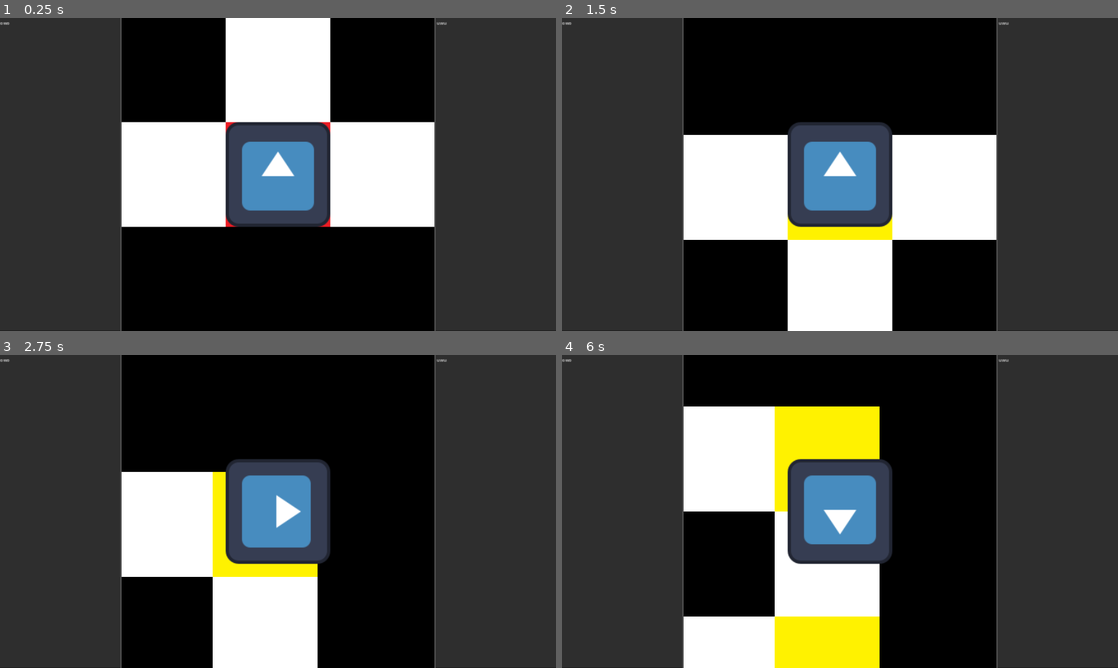
Above: before the commit, frames 1-4 (two rows, left to right).
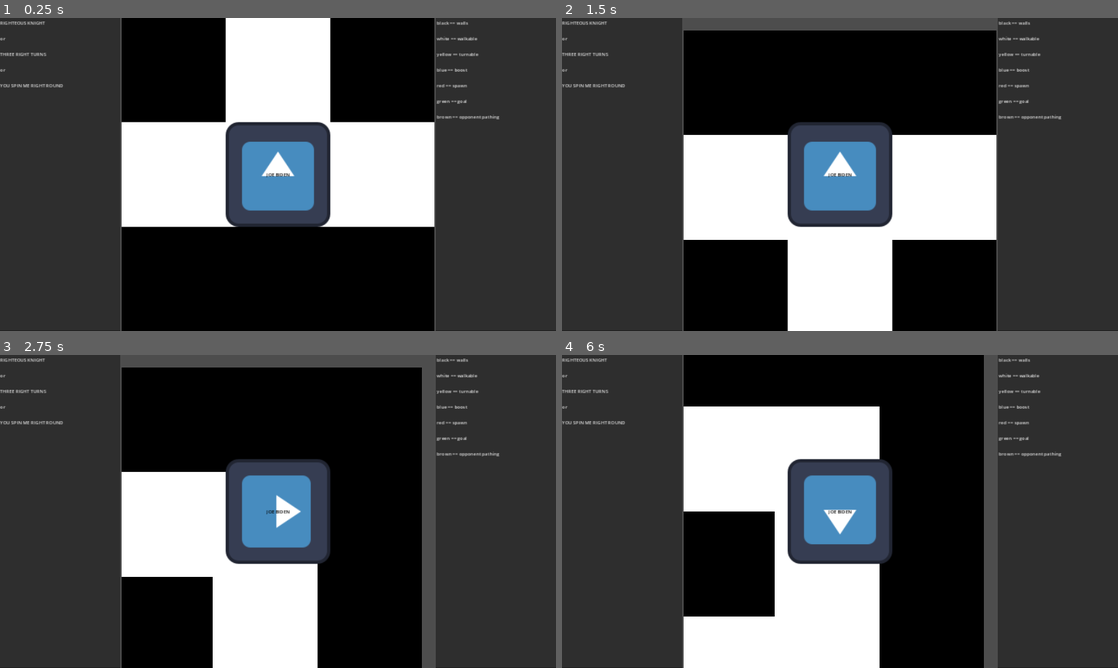
Above: after the commit, the same moments.

Repository: dantayy/ThreeRightTurns
Game: Godot game, scene res://split_screen.tscn
The game is run twice, just before and just after one commit, with the same random seed, the same clock (stepped at 60 frames per second) and the same inputs. The project has no main scene, so this scene is started directly. The engine's default icon, where the game draws it, is replaced by a stand-in: a white triangle on a blue panel in a dark square.
Inputs:
- Up to frame 1 (0.25 s): no input
- Up to frame 2 (1.5 s): tap Enter at 0.5 s; hold Right (ui_right) 0.53-1.28 s
- Up to frame 3 (2.75 s): tap Space at 2 s; hold Right (ui_right) from 2.03 s (still down)
- Up to frame 4 (6 s): tap Enter at 3.5, 5 s; release Right (ui_right) at 3.53 s; tap Space at 4.25, 5.75 s; hold Right (ui_right) from 5.78 s (still down)

The runs differ from the first frame. In frame 1, 0.8% of the frame differs, in the area x 0-90%, y 1-67%; in frame 2, 3.8%; in frame 3, 6.6%; in frame 4, 9.6%, in the area x 0-90%, y 0-100%.

Commit message:
Added an A* pathfinding opponent that will be attached to every tilemap level being created, as well as bones for game management logic and a basic HUD.

Diff:
--- /dev/null
+++ b/game_mgr.gd
@@ -0,0 +1,43 @@
+extends Node2D
+
+@export var level_names:Array[String]
+var current_level
+var player_character
+#var hud:CanvasLayer
+#var overlay_text:RichTextLabel
+
+
+# preempt game with start text
+# when button pressed, load first level
+# verify a good level has been loaded
+# if level is good, move righty to position of spawn tile
+# change text to "ready?" and await another button press
+# at the same time, enable righty to accept inputs
+# button press will hide text and start the race between righty and pathfinder
+# start a timer when righty starts running
+# end that timer when righty reaches their goal
+# if righty reaches goal, disable them and reenable label w/ victory text
+# include time in victory text
+# next press will swap levels and reset righty to new spawn
+# repeat steps from level verification onwards
+# elif pathfinder reaches goal before righty, disable them and reenable label w/ loss text
+# next press will reset righty to spawn position of current level and wipe pathfinder
+
+# Called when the node enters the scene tree for the first time.
+func _ready():
+	player_character = get_node("Righty")
+	#hud = get_node("Righty/HUD")
+	#overlay_text = get_node("Righty/HUD/StatusText")
+	if(level_names.is_empty()):
+		print("No levels passed to the array! Make some levels to play and try again!")
+		get_tree().quit()
+
+	#hud.set_custom_viewport(player_character)
+	#overlay_text.visible = true
+	#overlay_text.text = "[center]Example[/center]"
+	#overlay_text.set_anchors_preset(Control.PRESET_FULL_RECT)
+
+# Called every frame. 'delta' is the elapsed time since the previous frame.
+func _process(delta):
+	#overlay_text.set_anchors_preset(Control.PRESET_FULL_RECT)
+	pass
--- /dev/null
+++ b/level_mgr.gd
@@ -0,0 +1,84 @@
+extends TileMap
+
+# time it takes for A* to take a step
+@export var step_time = 1.0
+# position and dimensions of the grid the A* pathfinder will use
+# should match what the developer paints
+@export var level_rect = Rect2i(0,0,5,5)
+
+# constant atlas markers for wall, spawn, goal, and pathfinder tiles
+const wall_atlas = Vector2i(1,0)
+const spawn_atlas = Vector2i(2,0)
+const goal_atlas = Vector2i(2,1)
+const pathfinder_atlas = Vector2i(2,2)
+
+# constant layer markers
+const main_layer = 0
+const path_layer = -1
+
+#constant tileset source marker
+const main_source = 1
+
+# signal to emit when the A* pathing completes
+signal pathing_complete()
+
+# the A* pathing tool
+var pathfinder = AStarGrid2D.new()
+
+# start/end points for player/pathfinder
+var start_point = Vector2i()
+var end_point = Vector2i()
+# path between start and end points
+var path: = Array()
+
+# Called when the node enters the scene tree for the first time.
+func _ready():
+	# set pathfinder's working area
+	pathfinder.region = level_rect
+	# set pathfinder's tile size equal to the tile set's tile size
+	pathfinder.cell_size = tile_set.tile_size
+	# force pathfinder to not take diagonals
+	pathfinder.default_compute_heuristic = AStarGrid2D.HEURISTIC_MANHATTAN
+	pathfinder.diagonal_mode = AStarGrid2D.DIAGONAL_MODE_NEVER
+	# update the pathfinder with all of the settings we just set up
+	pathfinder.update()
+	# iterate through all cells in this map
+	for cell in get_used_cells(main_layer):
+		# pathfinder starting point
+		if(get_cell_atlas_coords(main_layer, cell) == spawn_atlas):
+			start_point = cell
+		# pathfinder ending point
+		elif(get_cell_atlas_coords(main_layer, cell) == goal_atlas):
+			end_point = cell
+		# set walls for pathfinder to route around
+		else:
+			pathfinder.set_point_solid(cell, get_cell_atlas_coords(main_layer, cell) == wall_atlas)
+
+	# check to make sure spawn and goal are unique, if not then complain and bail early
+	if start_point == end_point:
+		print("Spawn/goal are equal or nonexistant, no path to find!")
+		return
+	# find the path from spawn to goal with the grid we've set up
+	path = pathfinder.get_id_path(start_point, end_point)
+	# if no path was found, complain and bail
+	if path.is_empty():
+		print("No path between spawn and goal could be made!")
+		return
+
+func walk_path():
+	# draw the path over the map with the set ammount of time between steps
+	for cell in path:
+		await get_tree().create_timer(step_time).timeout
+		set_cell(path_layer, cell, main_source, pathfinder_atlas)
+
+	# send the pathing complete signal to alert a game manager to initiate the loss state
+	print("Path walked by the pathfinder!")
+	pathing_complete.emit()
+
+# Called every frame. 'delta' is the elapsed time since the previous frame.
+func _process(delta):
+	pass
+
+
+func _on_righty_start_race():
+	walk_path()
--- /dev/null
+++ b/main.tscn
@@ -0,0 +1,35 @@
+[gd_scene load_steps=4 format=3 uid="uid://bca0bs5awyuxj"]
+
+[ext_resource type="Script" path="res://game_mgr.gd" id="1_dkhg0"]
+[ext_resource type="PackedScene" uid="uid://dxvpj5udt2k57" path="res://tiles.tscn" id="2_hi3tv"]
+[ext_resource type="PackedScene" uid="uid://7g4rq28jatn2" path="res://righty.tscn" id="2_p1m7t"]
+
+[node name="Main" type="Node2D"]
+script = ExtResource("1_dkhg0")
+level_names = Array[String](["Level1", "Level2", "Level3"])
+
+[node name="TileMap" parent="." instance=ExtResource("2_hi3tv")]
+layer_0/tile_data = PackedInt32Array(65535, 1, 0, 0, 1, 0, 1, 1, 0, 2, 1, 0, 3, 65537, 0, -1, 65537, 0, -65535, 65537, 0, -65533, 65537, 0, -131069, 65537, 0, -196605, 65537, 0, -196606, 65537, 0, -196607, 65537, 0, -196608, 65537, 0, -131073, 65537, 0, -131074, 65537, 0, -131075, 65537, 0, -65539, 65537, 0, -3, 65537, 0, 65533, 65537, 0, 131069, 65537, 0, 131070, 65537, 0, 131071, 65537, 0, 65536, 65537, 0, 65537, 65537, 0, 65538, 65537, 0, 65539, 65537, 0, -65534, 1, 0, -131070, 1, 0, -131071, 1, 0, -131072, 1, 0, -65537, 1, 0, -65538, 1, 0, -2, 1, 0, 65534, 1, 0, -65536, 1, 0)
+
+[node name="HUD" type="CanvasLayer" parent="."]
+
+[node name="StatusText" type="RichTextLabel" parent="HUD"]
+anchors_preset = 8
+anchor_left = 0.5
+anchor_top = 0.5
+anchor_right = 0.5
+anchor_bottom = 0.5
+offset_left = -0.5
+offset_right = 0.5
+grow_horizontal = 2
+grow_vertical = 2
+size_flags_horizontal = 3
+size_flags_vertical = 3
+theme_override_colors/default_color = Color(0, 0, 0, 1)
+bbcode_enabled = true
+text = "JOE BIDEN"
+fit_content = true
+autowrap_mode = 0
+
+[node name="Righty" parent="." instance=ExtResource("2_p1m7t")]
+position = Vector2(32, 32)
--- a/righty.gd
+++ b/righty.gd
@@ -6,6 +6,10 @@
 var turnKeyed = false # set to true when button pressed
 var turnCapable = false
 var run = false # set to true when button pressed at start of game, do not unset afterwards
+
+# signals to start/end races against pathfinder
+signal start_race()
+signal end_race()
 
 # perform frame update actions in here
 func _physics_process(_delta):
@@ -30,6 +34,7 @@
 	if event.is_action_pressed("ui_right"):
 		if not run:
 			run = true
+			start_race.emit()
 		elif not turnKeyed:
 			turnKeyed = true
 
@@ -50,5 +55,9 @@
 
 
 func _on_goal_collision_detector_body_entered(body):
-	# handle level transitions here
-	get_tree().quit()
+	print("Player reached goal!")
+	run = false
+	turnKeyed = false
+	turnCapable = false
+	end_race.emit()
+	#get_tree().quit()
--- a/split_screen.tscn
+++ b/split_screen.tscn
@@ -1,6 +1,6 @@
 [gd_scene load_steps=2 format=3 uid="uid://co46bwra5ecjl"]
 
-[ext_resource type="PackedScene" uid="uid://bca0bs5awyuxj" path="res://test.tscn" id="1_xshhq"]
+[ext_resource type="PackedScene" uid="uid://bca0bs5awyuxj" path="res://main.tscn" id="1_xshhq"]
 
 [node name="SplitScreen" type="HBoxContainer"]
 anchors_preset = 15
@@ -12,7 +12,15 @@
 [node name="LeftText" type="TextEdit" parent="."]
 custom_minimum_size = Vector2(420, 1080)
 layout_mode = 2
-text = "owo"
+text = "RIGHTEOUS KNIGHT
+
+or
+
+THREE RIGHT TURNS
+
+or
+
+YOU SPIN ME RIGHT ROUND"
 
 [node name="SubViewportContainer" type="SubViewportContainer" parent="."]
 custom_minimum_size = Vector2(1080, 1080)
@@ -23,9 +31,21 @@
 size = Vector2i(1080, 1080)
 render_target_update_mode = 4
 
-[node name="Test" parent="SubViewportContainer/SubViewport" instance=ExtResource("1_xshhq")]
+[node name="Main" parent="SubViewportContainer/SubViewport" instance=ExtResource("1_xshhq")]
 
 [node name="RightText" type="TextEdit" parent="."]
 custom_minimum_size = Vector2(420, 1080)
 layout_mode = 2
-text = "uwu"
+text = "black == walls
+
+white == walkable
+
+yellow == turnable
+
+blue == boost
+
+red == spawn
+
+green == goal
+
+brown == opponent pathing"
--- a/tiles.tscn
+++ b/tiles.tscn
@@ -1,6 +1,7 @@
-[gd_scene load_steps=5 format=3 uid="uid://dxvpj5udt2k57"]
+[gd_scene load_steps=6 format=3 uid="uid://dxvpj5udt2k57"]
 
 [ext_resource type="Texture2D" uid="uid://bguwsx7kmx67b" path="res://Tiles.png" id="1_swh5p"]
+[ext_resource type="Script" path="res://level_mgr.gd" id="2_7ff1j"]
 
 [sub_resource type="PhysicsMaterial" id="PhysicsMaterial_jcdrl"]
 
@@ -151,4 +152,8 @@
 [node name="TileMap" type="TileMap"]
 tile_set = SubResource("TileSet_warx8")
 format = 2
-layer_0/name = "Floor"
+layer_0/name = "Main"
+layer_1/name = "Pathfinder"
+layer_1/z_index = 1
+layer_1/tile_data = PackedInt32Array()
+script = ExtResource("2_7ff1j")
